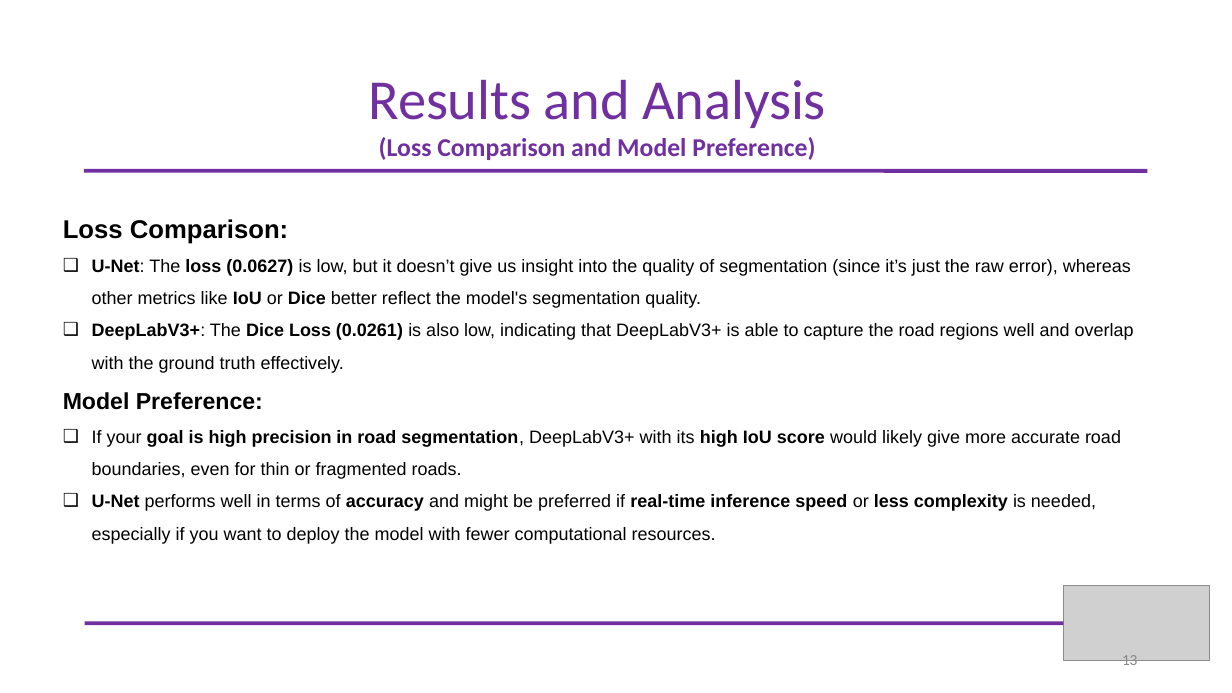
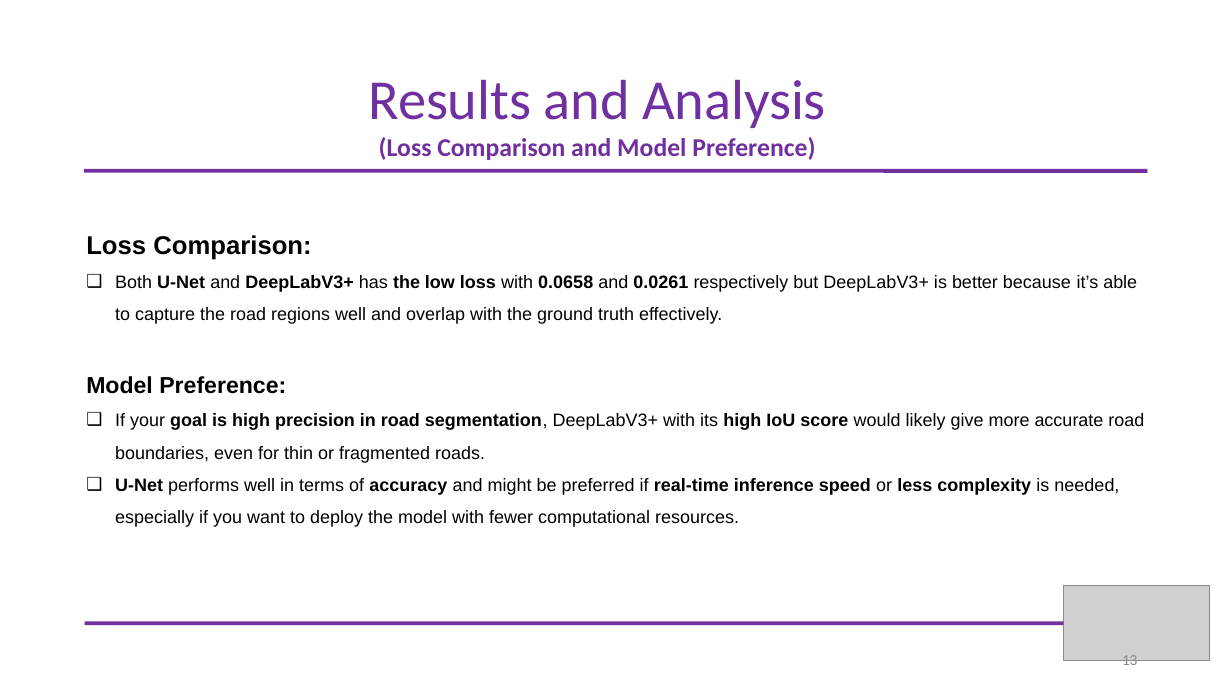
Before and after one commit to Dothin239/Capstone_Project_Group8, a slide deck: slide 13 of 3. Mid-Term/Road Extraction Presentation_Mid Term_Group 8.pptx. Drawn at 1232x693 pixels with LibreOffice and Linux fonts; fonts in the diff are those of the drawing; grey boxes stand for pictures. Boxes give left, top, right and bottom in pixels: in the first picture for what was removed or moved away, otherwise in the second. Text is boxed around its words. In the diff, an @@ line names an element or a change of style, - is before the commit and + after.

```diff
--- a/3. Mid-Term/Road Extraction Presentation_Mid Term_Group 8.pptx
+++ b/3. Mid-Term/Road Extraction Presentation_Mid Term_Group 8.pptx
@@ text "Loss Comparison:": place and size @@
-text "Loss Comparison:" at [63, 219, 1134, 544]
+text "Loss Comparison:" at [86, 235, 1144, 527]
@@ text at [115, 275, 1137, 324]: text changed @@
-❑ U-Net: The loss (0.0627) is low, but it doesn’t give us insight into the quality of segmentation (since it’s just the raw error), whereas other metrics like IoU or Dice better reflect the model's segmentation quality.
-❑ DeepLabV3+: The Dice Loss (0.0261) is also low, indicating that DeepLabV3+ is able to capture the road regions well and overlap with the ground truth effectively.
+❑ Both U-Net and DeepLabV3+ has the low loss with 0.0658 and 0.0261 respectively but DeepLabV3+ is better because it’s able to capture the road regions well and overlap with the ground truth effectively.
```
Also in this commit, not shown: 1 other slide changed, 2 other files.
